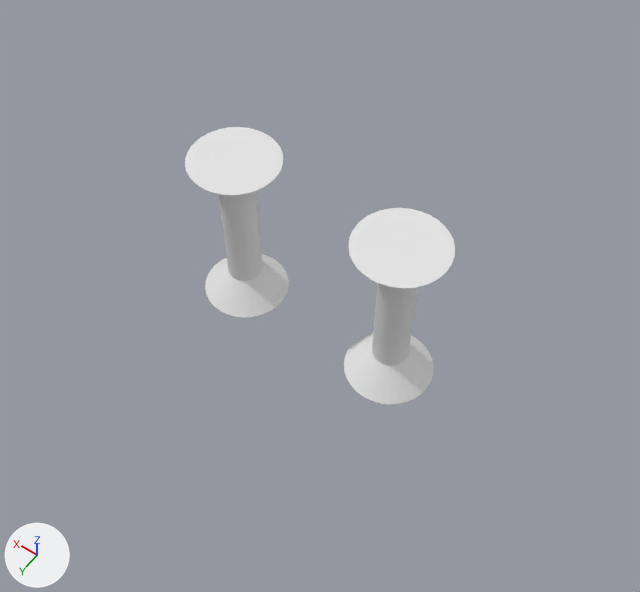
An edit to the Blender file Assets/3D Models/Map/Map.blend, drawn before and after from the same camera.
One viewpoint serves both versions: a camera (50 mm lens) standing at (-178.0, 244.0, 362.0) and looking at (-9.0, 8.0, -9.0). Lighting does not change. The marker at lower left points along +X, +Y and +Z.
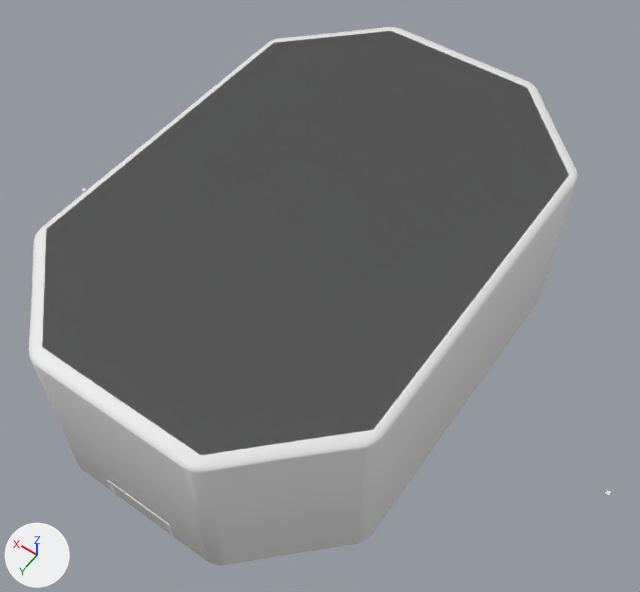
Edits to the bpy script that builds the scene:
```text
Change ob_cube:
    remove ob_cube.hide_set(True)
```

What differs and where, as boxes [x1, y1, x2, y2] in the pictures (640 x 592 px):
'Cube', shown: after [29, 27, 578, 565]
'Cube.001', shown: after [108, 480, 175, 539]
